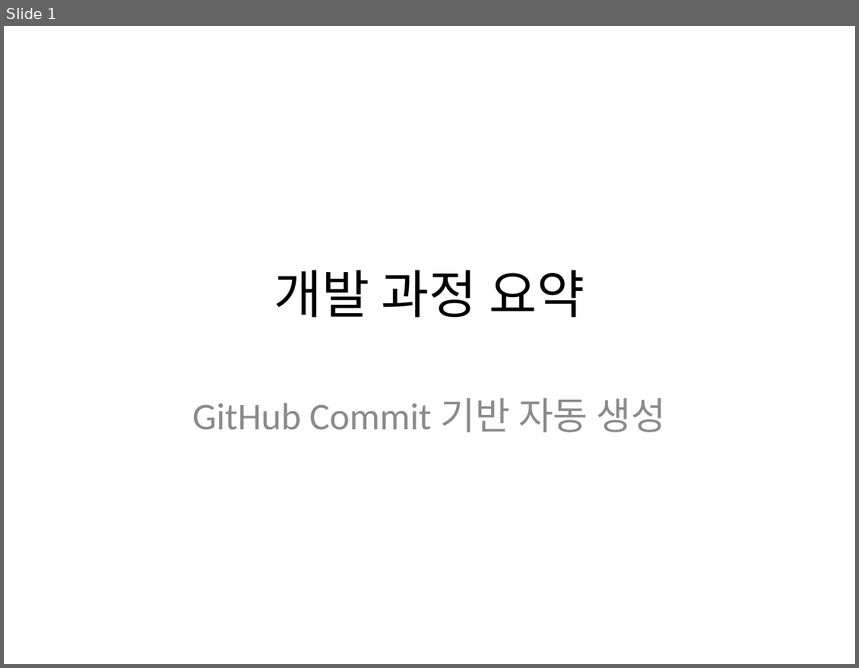
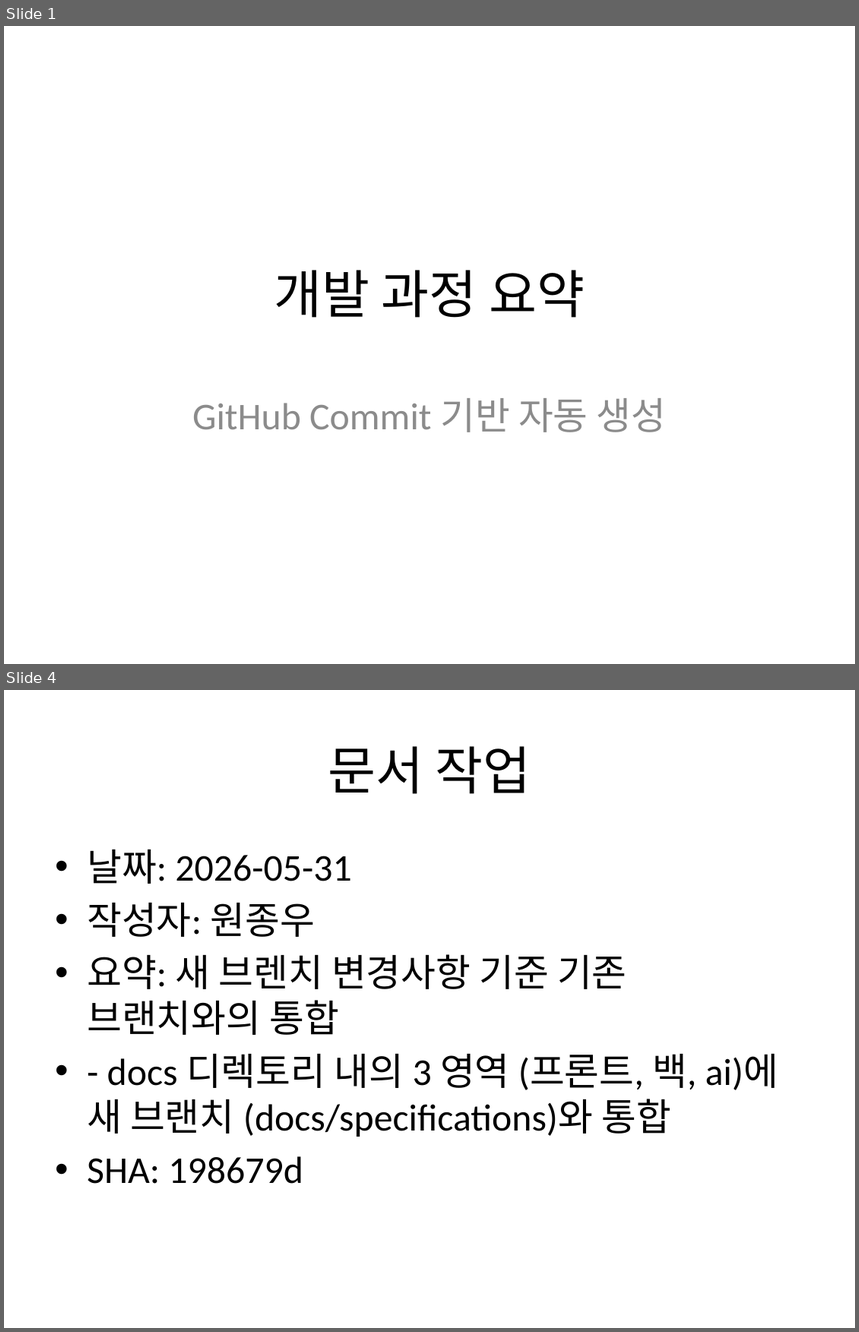
Before and after one commit to Jongwoo0101/worksight-commit-bot, a slide deck: data/commit_report.pptx. Shown one above the other, each under a label of ours: slide 1 before the commit, slides 1 and 4 after it; the slides between them are not shown. The pictures are 859x668 and 859x1332 pixels, drawn with LibreOffice and Linux fonts; fonts in the diff are those of the drawing. Boxes give left, top, right and bottom in pixels: in the first picture for what was removed or moved away, otherwise in the second. Text is boxed around its words. In the diff, an @@ line names an element or a change of style, - is before the commit and + after.

Commit message:
feat: target repo 신규 커밋 40건 반영 - docs: 새 브렌치 변경사항 기준 기존 브랜치와의 통합 - docs 디렉토리 내의 3 영역 (프론트, 백, ai)에 새 브랜치 (docs/specifications)와 통합 작성자: 원종우 코드: 198679d - chore: remove obsolete documentation and project planning files 작성자: dldnwls07 코드: c7a438b - Merge pull request #9 from Jongwoo0101/chat_frontend
Refactor: 팀 도메인 독립 구조(Team Entity) 개편 및 전역 예외/웹소켓 인증 고도화 작성자: dldnwls07 코드: ff38b94
- chore: 불필요한 파일 삭제 작성자: 원종우 코드: 80c2ce6
- refactor(member): MemberService 팀 구조 연동 및 WebSocket 트랜잭션 동기화

- 초대 코드 생성(generateInviteCode) 및 팀 합류(joinTeam) 로직을 기존 managerId 기반에서 Team 엔티티 기반으로 개편
- 팀 합류 시 발송되는 WebSocket 알림을 TransactionSynchronizationManager.afterCommit() 단계로 지연시켜, DB 트랜잭션 롤백 시 잘못된 알림이 발송되는 버그 수정
- 로그인 로직의 예외 메시지를 통일하여 사용자 열거(User Enumeration) 공격 방어 작성자: 원종우 코드: 750d0e3

```diff
--- a/data/commit_report.pptx
+++ b/data/commit_report.pptx
@@ slide 4 added at [4,690,855,1328], background #FFFFFF @@
@@ title added at [328,746,531,794], 44 pt, text #000000 @@
+문서 작업
@@ text added at [87,850,778,1184], 32 pt, text #000000 @@
+• 날짜: 2026-05-31
+• 작성자: 원종우
+• 요약: 새 브렌치 변경사항 기준 기존 브랜치와의 통합
+• - docs 디렉토리 내의 3 영역 (프론트, 백, ai)에 새 브랜치 (docs/specifications)와 통합
+• SHA: 198679d
```
Also in this commit, not shown: 2 slides changed, 39 other slides added, 2 other files.
